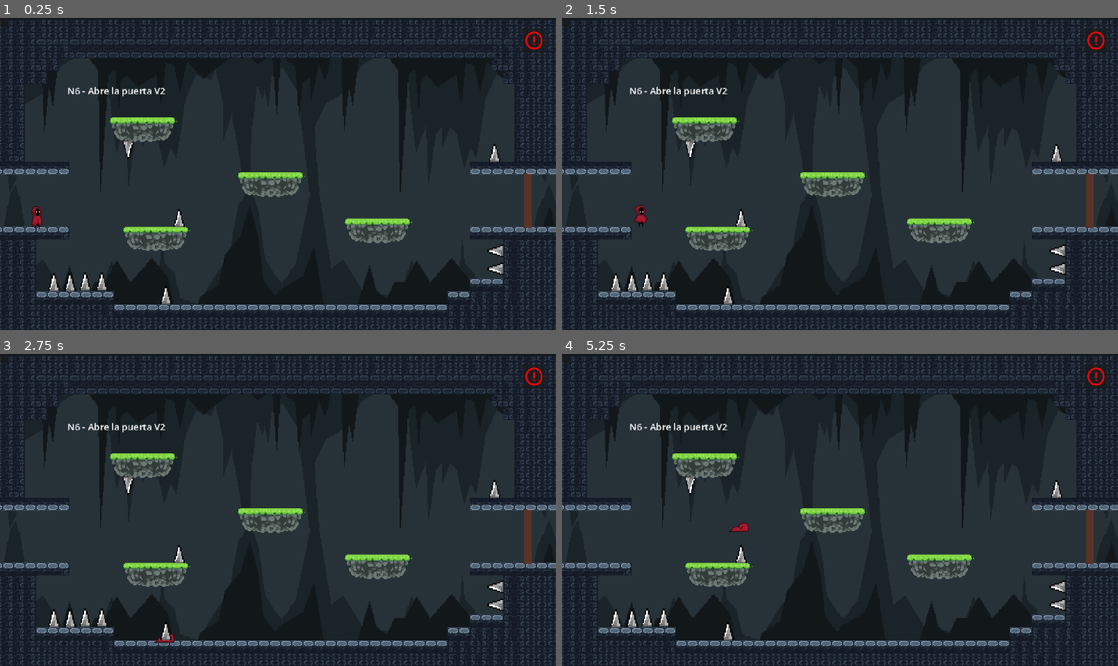
Above: before the commit, frames 1-4 (two rows, left to right).
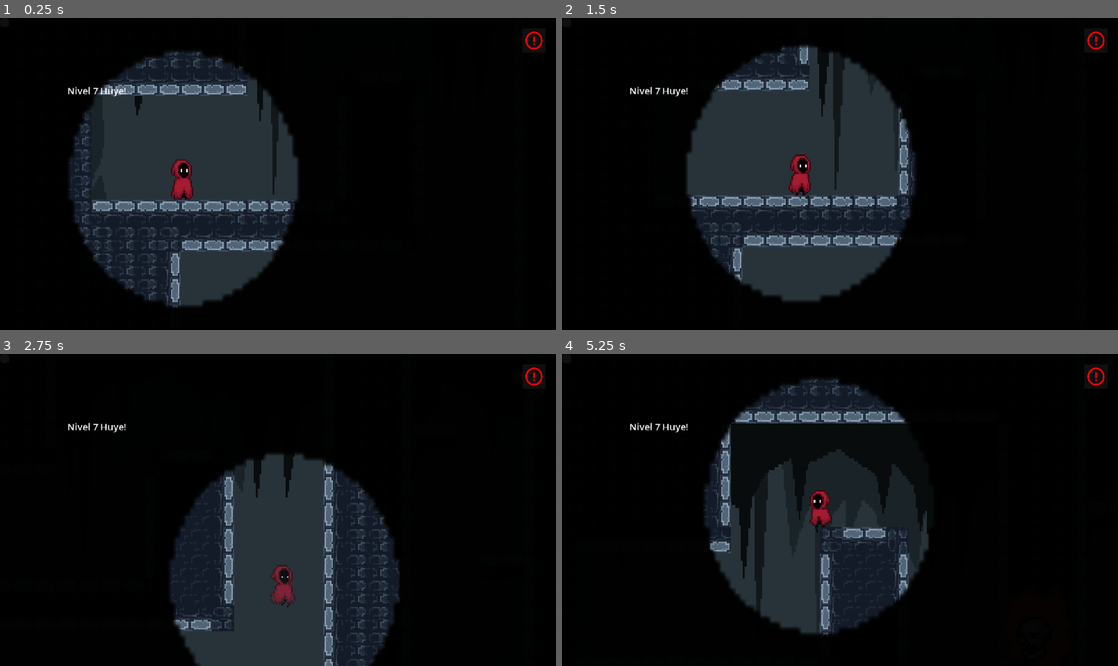
Above: after the commit, the same moments.

Repository: AbnerR72/Jumpscape
Game: Godot game, scene res://scenes/level/nivel_7.tscn
Same seed, same stepped clock (60 frames per second), same inputs: the game is played once before the commit and once after it. Before the commit the project starts from res://scenes/level/nivel_6.tscn.
Inputs (mouse positions are in pixels of both pictures, inside the frame that each line leads up to):
- Up to frame 1 (0.25 s): no input
- Up to frame 2 (1.5 s): click (567, 21) at 0.52 s; tap Enter (ui_accept) at 1.25 s; move the mouse to (600, 217) at 1.27 s; hold D (move_right) from 1.28 s (still down); hold S (sit) from 1.28 s (still down); click (600, 217) at 1.42 s
- Up to frame 3 (2.75 s): keep holding D (move_right); tap W (jump) at 1.52, 2.27 s; move the mouse to (166, 525) at 2.02 s; release S (sit) at 2.03 s; tap Space (attack) at 2.1 s; tap S (sit) at 2.3 s
- Up to frame 4 (5.25 s): move the mouse to (895, 441) at 2.77 s; release D (move_right) at 2.78 s; hold A (move_left) 2.78-3.53 s; hold S (sit) 2.78-3.53 s; click (895, 441) at 2.85 s; move the mouse to (812, 572) at 3.52 s; hold D (move_right) 3.53-5.03 s; tap R (reiniciar) at 3.6 s; click (812, 572) at 3.67 s; tap W (jump) at 3.77, 4.52 s; tap S (sit) at 3.8, 5.1 s; move the mouse to (1006, 556) at 4.27 s; hold S (sit) 4.28-5.03 s; move the mouse to (673, 463) at 5.02 s; hold A (move_left) from 5.03 s (still down)

The runs differ from the first frame. In frame 1, 80% of the frame differs, in the area x 0-100%, y 0-100%; in frame 2, 80%; in frame 3, 83%; in frame 4, 85%.

Commit message:
ya pistaso

Diff:
--- a/project.godot
+++ b/project.godot
@@ -11,7 +11,7 @@
 [application]
 
 config/name="Jumpscape"
-run/main_scene="uid://dn2hq4xcxjd32"
+run/main_scene="uid://cuo08jam6uwb"
 config/features=PackedStringArray("4.6", "GL Compatibility")
 config/icon="uid://4xq5ytancumc"
 <<<<<<<HEADrun/main_scene="uid://je0os8loiduf"
--- a/scenes/level/nivel_7.tscn
+++ b/scenes/level/nivel_7.tscn
@@ -3,6 +3,7 @@
 [ext_resource type="Script" uid="uid://p8426knwdmnb" path="res://scripts/level_scripts/nivel_7.gd" id="1_kimln"]
 [ext_resource type="Texture2D" uid="uid://cwe6q10wbksyh" path="res://assets/background/grey_L1.png" id="1_sjugp"]
 [ext_resource type="Texture2D" uid="uid://bv2mcg8wv52q2" path="res://assets/background/grey_L2.png" id="2_kimln"]
+[ext_resource type="Texture2D" uid="uid://1nfwcwd8i6lm" path="res://assets/images/pista.png" id="2_y4q4r"]
 [ext_resource type="Texture2D" uid="uid://cjn00ba30pl33" path="res://assets/background/grey_L3.png" id="3_y4q4r"]
 [ext_resource type="Texture2D" uid="uid://dxid2itvnkfsi" path="res://assets/background/grey_L4.png" id="4_dy1je"]
 [ext_resource type="Texture2D" uid="uid://bk5kbfgbanjde" path="res://assets/tilesets/rpgstonetilemap.png" id="5_i1x8n"]
@@ -11,6 +12,8 @@
 [ext_resource type="PackedScene" uid="uid://x6v18wsp7i5t" path="res://scenes/player/personaje.tscn" id="8_b7aw3"]
 [ext_resource type="PackedScene" uid="uid://brrpji5811mpv" path="res://scenes/objects/pinchos.tscn" id="10_achdq"]
 [ext_resource type="PackedScene" uid="uid://c7y4chetx2pk3" path="res://scenes/level/enemigo_fantasma.tscn" id="10_kimln"]
+
+[sub_resource type="StyleBoxFlat" id="StyleBoxFlat_dy1je"]
 
 [sub_resource type="Gradient" id="Gradient_sjugp"]
 interpolation_mode = 1
@@ -284,109 +287,24 @@
 script = ExtResource("1_kimln")
 nombre_nivel = "Nivel 7 Huye!"
 siguiente_nivel = "res://scenes/level/nivel_8.tscn"
-
-[node name="PuertaSalida" type="Marker2D" parent="." unique_id=1545224523]
-position = Vector2(372, 148)
-
-[node name="FondoRocas" type="Node2D" parent="." unique_id=153370672]
-
-[node name="Parallax2D" type="Parallax2D" parent="FondoRocas" unique_id=320038924]
-scale = Vector2(0.9, 0.9)
-
-[node name="Sprite2D" type="Sprite2D" parent="FondoRocas/Parallax2D" unique_id=984255361]
-position = Vector2(-467.7778, -338.88892)
-scale = Vector2(1.5677086, 2.417778)
-texture = ExtResource("1_sjugp")
-centered = false
-
-[node name="Parallax2D2" type="Parallax2D" parent="FondoRocas" unique_id=1679564065]
-scale = Vector2(0.9, 0.9)
-
-[node name="Sprite2D" type="Sprite2D" parent="FondoRocas/Parallax2D2" unique_id=71290610]
-position = Vector2(-457.77777, -331.11115)
-scale = Vector2(1.5503472, 2.3822227)
-texture = ExtResource("2_kimln")
-centered = false
-
-[node name="Parallax2D3" type="Parallax2D" parent="FondoRocas" unique_id=510889259]
-scale = Vector2(0.9, 0.9)
-
-[node name="Sprite2D" type="Sprite2D" parent="FondoRocas/Parallax2D3" unique_id=596306589]
-position = Vector2(-460, -336.6667)
-scale = Vector2(1.5538197, 2.4133334)
-texture = ExtResource("3_y4q4r")
-centered = false
-
-[node name="Parallax2D4" type="Parallax2D" parent="FondoRocas" unique_id=1454333757]
-scale = Vector2(0.9, 0.9)
-scroll_offset = Vector2(-26, 91)
-autoscroll = Vector2(25, 0)
-
-[node name="Sprite2D" type="Sprite2D" parent="FondoRocas/Parallax2D4" unique_id=1571174756]
-position = Vector2(-415.5556, -313.33334)
-scale = Vector2(1.4861109, 2.0044444)
-texture = ExtResource("4_dy1je")
-centered = false
-
-[node name="pinchos11" parent="." unique_id=1170063409 instance=ExtResource("10_achdq")]
-position = Vector2(39, -161)
-rotation = -3.1415927
-scale = Vector2(2, 2)
-
-[node name="pinchos12" parent="." unique_id=95326597 instance=ExtResource("10_achdq")]
-position = Vector2(70, -160)
-rotation = -3.1415927
-scale = Vector2(2, 2)
-
-[node name="pinchos12" parent="pinchos12" unique_id=1103917423 instance=ExtResource("10_achdq")]
-position = Vector2(-122.49999, -60.50001)
-rotation = -3.1415927
-scale = Vector2(0.5, 0.5)
-
-[node name="pinchos13" parent="pinchos12" unique_id=831720406 instance=ExtResource("10_achdq")]
-position = Vector2(-114.99999, -60.50001)
-rotation = -3.1415927
-scale = Vector2(0.5, 0.5)
-
-[node name="pinchos14" parent="pinchos12" unique_id=1905243039 instance=ExtResource("10_achdq")]
-position = Vector2(-46.499992, -52.000004)
-scale = Vector2(0.5, 0.5)
-
-[node name="pinchos15" parent="pinchos12" unique_id=336907179 instance=ExtResource("10_achdq")]
-position = Vector2(-53.999992, -52.000004)
-scale = Vector2(0.5, 0.5)
-
-[node name="pinchos16" parent="pinchos12" unique_id=402034161 instance=ExtResource("10_achdq")]
-position = Vector2(-60.999992, -52.500004)
-scale = Vector2(0.5, 0.5)
-
-[node name="pinchos17" parent="pinchos12" unique_id=1297411783 instance=ExtResource("10_achdq")]
-position = Vector2(-56.999985, -82.000015)
-rotation = 1.5707964
-scale = Vector2(0.5, 0.5)
-
-[node name="CanvasModulate" type="CanvasModulate" parent="." unique_id=1660963383]
-position = Vector2(0, 4)
-color = Color(0.021434654, 0.021434627, 0.021434633, 1)
-
-[node name="CapaUI" type="CanvasLayer" parent="." unique_id=1920845594]
-
-[node name="HUD" type="Control" parent="CapaUI" unique_id=655527794]
+texto_pista = "si te escondes se ira! aprovecha eso"
+
+[node name="CapaUI" type="CanvasLayer" parent="." unique_id=1832138844]
+
+[node name="HUD" type="Control" parent="CapaUI" unique_id=516070315]
 layout_mode = 3
 anchors_preset = 0
 offset_right = 40.0
 offset_bottom = 40.0
-metadata/_edit_use_anchors_ = true
-
-[node name="BotonReiniciar" type="Button" parent="CapaUI/HUD" unique_id=866781583]
+
+[node name="BotonReiniciar" type="Button" parent="CapaUI/HUD" unique_id=1494373317]
 layout_mode = 0
 offset_left = 327.0
 offset_top = -236.0
 offset_right = 346.0
 offset_bottom = -217.0
-metadata/_edit_use_anchors_ = true
-
-[node name="TextoNivel" type="Label" parent="CapaUI/HUD" unique_id=195758576]
+
+[node name="TextoNivel" type="Label" parent="CapaUI/HUD" unique_id=1284272426]
 layout_mode = 0
 offset_left = 58.0
 offset_top = 57.0
@@ -394,9 +312,22 @@
 offset_bottom = 80.0
 theme_override_font_sizes/font_size = 8
 text = "Nx: Nombre"
-metadata/_edit_use_anchors_ = true
-
-[node name="MenuPausa" type="Control" parent="CapaUI" unique_id=151844621]
+
+[node name="BotonPista" type="Button" parent="CapaUI/HUD" unique_id=377812707]
+layout_mode = 0
+offset_right = 8.0
+offset_bottom = 8.0
+
+[node name="CuadroPista" type="Label" parent="CapaUI/HUD" unique_id=2119987461]
+visible = false
+layout_mode = 0
+offset_left = -150.0
+offset_top = -209.0
+offset_right = 151.0
+offset_bottom = -153.0
+theme_override_styles/normal = SubResource("StyleBoxFlat_dy1je")
+
+[node name="MenuPausa" type="Control" parent="CapaUI" unique_id=871152518]
 visible = false
 layout_mode = 3
 anchors_preset = 0
@@ -405,6 +336,118 @@
 offset_right = 310.0
 offset_bottom = -204.0
 
+[node name="BotonPista" type="Button" parent="CapaUI" unique_id=498639486]
+offset_left = 451.0
+offset_top = 9.0
+offset_right = 523.0
+offset_bottom = 81.0
+scale = Vector2(0.2780047, 0.2927985)
+icon = ExtResource("2_y4q4r")
+
+[node name="VentanaPista" type="Panel" parent="CapaUI" unique_id=1483304451]
+visible = false
+offset_left = 115.0
+offset_top = 3.0
+offset_right = 395.0
+offset_bottom = 30.0
+
+[node name="TextoPista" type="Label" parent="CapaUI/VentanaPista" unique_id=1897397230]
+layout_mode = 0
+offset_right = 277.0
+offset_bottom = 49.0
+scale = Vector2(0.9, 0.8)
+text = "
+"
+autowrap_mode = 2
+
+[node name="Timer" type="Timer" parent="CapaUI/VentanaPista" unique_id=1343143173]
+wait_time = 7.0
+one_shot = true
+
+[node name="PuertaSalida" type="Marker2D" parent="." unique_id=1545224523]
+position = Vector2(372, 148)
+
+[node name="FondoRocas" type="Node2D" parent="." unique_id=153370672]
+
+[node name="Parallax2D" type="Parallax2D" parent="FondoRocas" unique_id=320038924]
+scale = Vector2(0.9, 0.9)
+
+[node name="Sprite2D" type="Sprite2D" parent="FondoRocas/Parallax2D" unique_id=984255361]
+position = Vector2(-467.7778, -338.88892)
+scale = Vector2(1.5677086, 2.417778)
+texture = ExtResource("1_sjugp")
+centered = false
+
+[node name="Parallax2D2" type="Parallax2D" parent="FondoRocas" unique_id=1679564065]
+scale = Vector2(0.9, 0.9)
+
+[node name="Sprite2D" type="Sprite2D" parent="FondoRocas/Parallax2D2" unique_id=71290610]
+position = Vector2(-457.77777, -331.11115)
+scale = Vector2(1.5503472, 2.3822227)
+texture = ExtResource("2_kimln")
+centered = false
+
+[node name="Parallax2D3" type="Parallax2D" parent="FondoRocas" unique_id=510889259]
+scale = Vector2(0.9, 0.9)
+
+[node name="Sprite2D" type="Sprite2D" parent="FondoRocas/Parallax2D3" unique_id=596306589]
+position = Vector2(-460, -336.6667)
+scale = Vector2(1.5538197, 2.4133334)
+texture = ExtResource("3_y4q4r")
+centered = false
+
+[node name="Parallax2D4" type="Parallax2D" parent="FondoRocas" unique_id=1454333757]
+scale = Vector2(0.9, 0.9)
+scroll_offset = Vector2(-26, 91)
+autoscroll = Vector2(25, 0)
+
+[node name="Sprite2D" type="Sprite2D" parent="FondoRocas/Parallax2D4" unique_id=1571174756]
+position = Vector2(-415.5556, -313.33334)
+scale = Vector2(1.4861109, 2.0044444)
+texture = ExtResource("4_dy1je")
+centered = false
+
+[node name="pinchos11" parent="." unique_id=1170063409 instance=ExtResource("10_achdq")]
+position = Vector2(39, -161)
+rotation = -3.1415927
+scale = Vector2(2, 2)
+
+[node name="pinchos12" parent="." unique_id=95326597 instance=ExtResource("10_achdq")]
+position = Vector2(70, -160)
+rotation = -3.1415927
+scale = Vector2(2, 2)
+
+[node name="pinchos12" parent="pinchos12" unique_id=1103917423 instance=ExtResource("10_achdq")]
+position = Vector2(-122.49999, -60.50001)
+rotation = -3.1415927
+scale = Vector2(0.5, 0.5)
+
+[node name="pinchos13" parent="pinchos12" unique_id=831720406 instance=ExtResource("10_achdq")]
+position = Vector2(-114.99999, -60.50001)
+rotation = -3.1415927
+scale = Vector2(0.5, 0.5)
+
+[node name="pinchos14" parent="pinchos12" unique_id=1905243039 instance=ExtResource("10_achdq")]
+position = Vector2(-46.499992, -52.000004)
+scale = Vector2(0.5, 0.5)
+
+[node name="pinchos15" parent="pinchos12" unique_id=336907179 instance=ExtResource("10_achdq")]
+position = Vector2(-53.999992, -52.000004)
+scale = Vector2(0.5, 0.5)
+
+[node name="pinchos16" parent="pinchos12" unique_id=402034161 instance=ExtResource("10_achdq")]
+position = Vector2(-60.999992, -52.500004)
+scale = Vector2(0.5, 0.5)
+
+[node name="pinchos17" parent="pinchos12" unique_id=1297411783 instance=ExtResource("10_achdq")]
+position = Vector2(-56.999985, -82.000015)
+rotation = 1.5707964
+scale = Vector2(0.5, 0.5)
+
+[node name="CanvasModulate" type="CanvasModulate" parent="." unique_id=1660963383]
+position = Vector2(0, 4)
+color = Color(0.021434654, 0.021434627, 0.021434633, 1)
+
 [node name="personaje" parent="." unique_id=186041609 instance=ExtResource("8_b7aw3")]
 position = Vector2(-302, -20)
 
--- a/scenes/level/nivel_8.tscn
+++ b/scenes/level/nivel_8.tscn
@@ -16,6 +16,7 @@
 script = ExtResource("2_md6v0")
 nombre_nivel = "Nivel 8"
 siguiente_nivel = "res://scenes/level/nivel_9.tscn"
+texto_pista = "intenta darle a tu personje :)"
 
 [node name="TileMapLayer" parent="." index="1" unique_id=1662678901]
 tile_map_data = PackedByteArray("AAD8/wYAAAABAAAAAAD9/wYAAAABAAAAAAD+/wYAAAABAAAAAAD//wYAAAABAAAAAAAAAAYAAAABAAAAAAABAA …(5760 unchanged characters)…
--- a/scenes/level/nivel_9.tscn
+++ b/scenes/level/nivel_9.tscn
@@ -272,6 +272,7 @@
 velocidad_cierre = 30.0
 nombre_nivel = "Nivel 9"
 siguiente_nivel = "res://scenes/level/nivel_final.tscn"
+texto_pista = "se más veloz!"
 
 [node name="plataforma2" parent="." index="0" unique_id=545447943 instance=ExtResource("2_yuxms")]
 position = Vector2(-142, -51)
